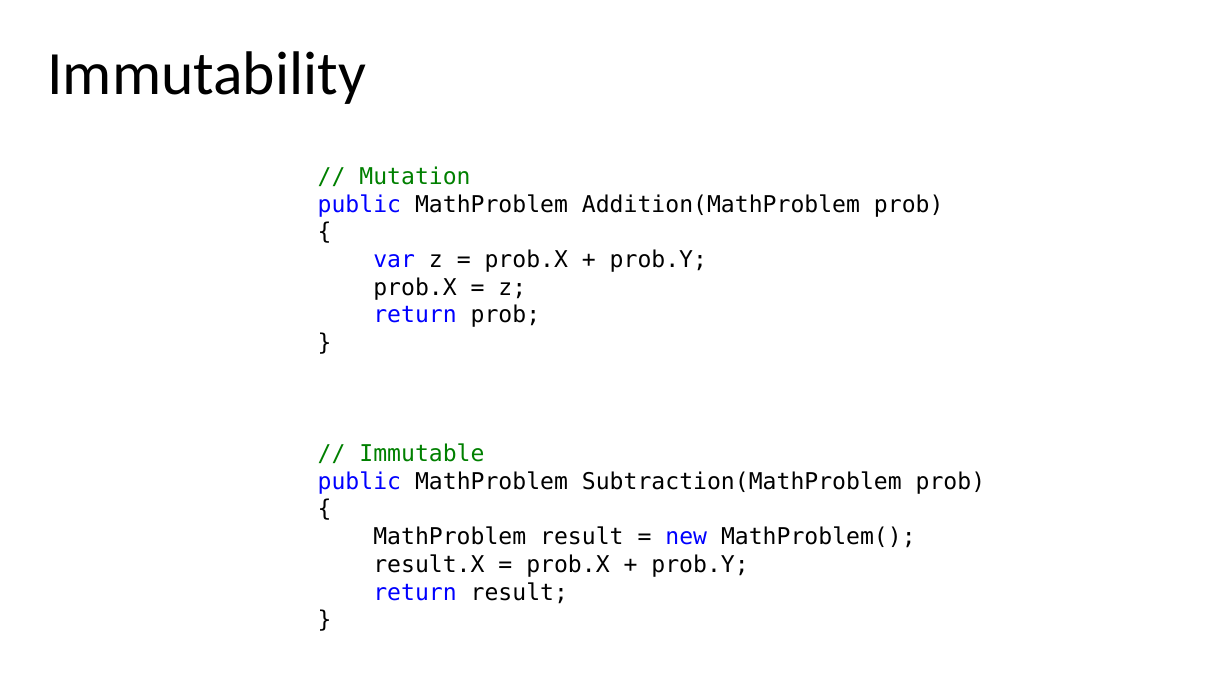
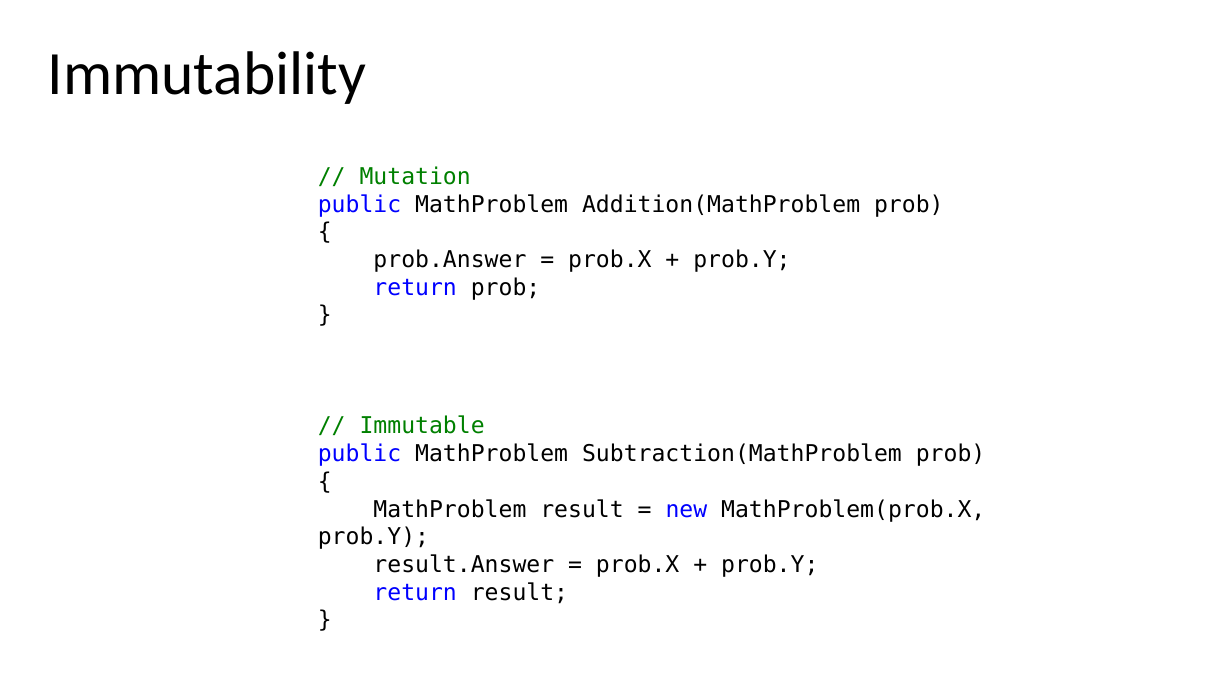
Before and after one commit to haled/FunctionalCSharp, a slide deck: slide 14 of Functional_Programming_Techniques_in_C#.pptx. Drawn at 1232x693 pixels with LibreOffice and Linux fonts; fonts in the diff are those of the drawing. Boxes give left, top, right and bottom in pixels: in the first picture for what was removed or moved away, otherwise in the second. Text is boxed around its words. In the diff, an @@ line names an element or a change of style, - is before the commit and + after.

```diff
--- a/Functional_Programming_Techniques_in_C#.pptx
+++ b/Functional_Programming_Techniques_in_C#.pptx
@@ text at (373,249,790,272): text changed @@
-var z = prob.X + prob.Y;
-prob.X = z;
+prob.Answer = prob.X + prob.Y;
@@ text at (318,499,985,577): text changed @@
-MathProblem result = new MathProblem();
-result.X = prob.X + prob.Y;
+MathProblem result = new MathProblem(prob.X, prob.Y);
+result.Answer = prob.X + prob.Y;
```
Also in this commit, not shown: 11 other slides changed, 1 slide added, 1 slide removed, 1 other file.
